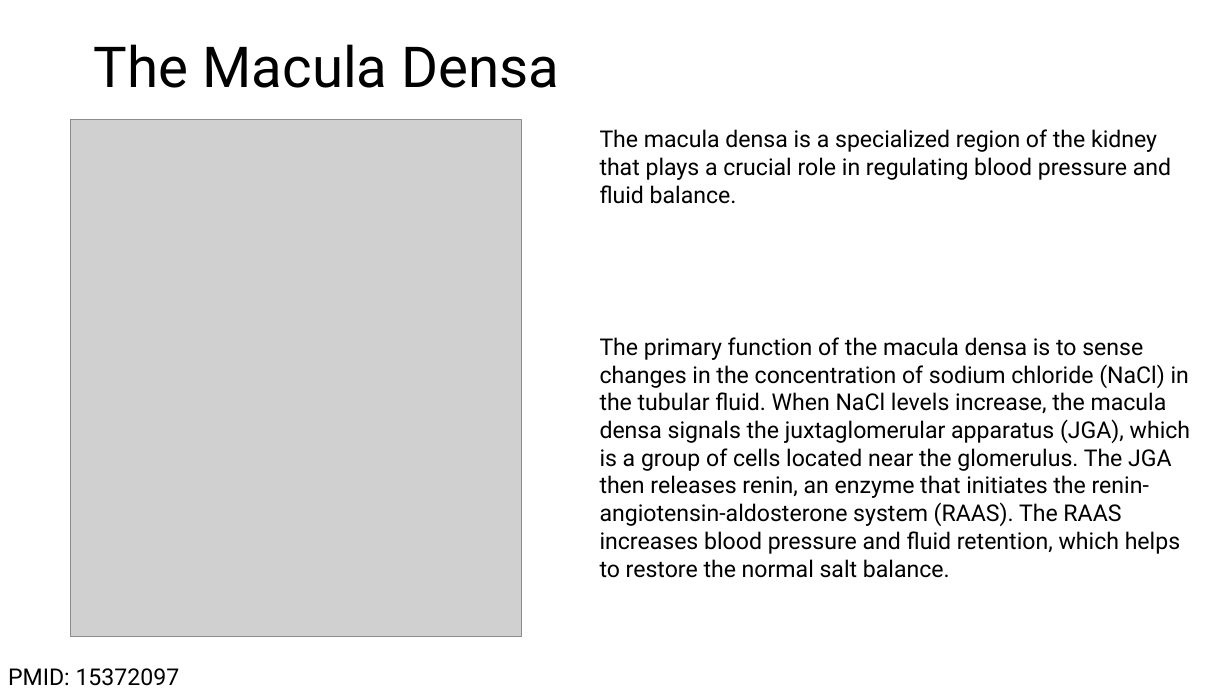
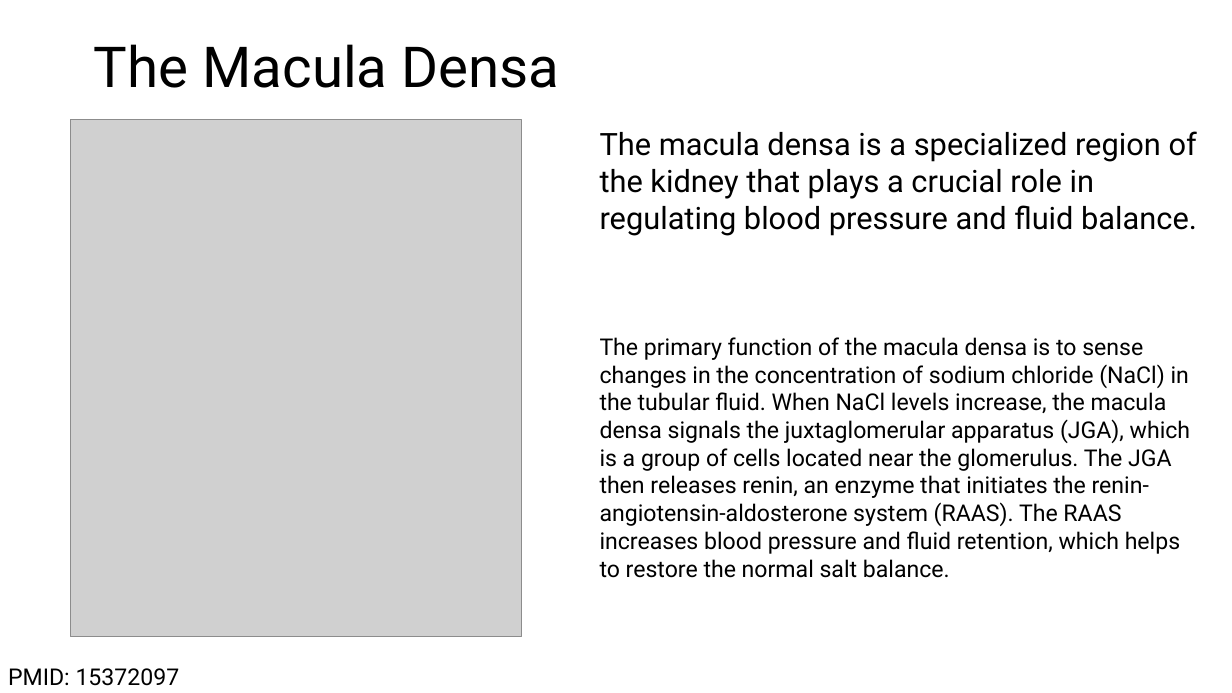
Before and after one commit to usckrc/macula_densa_scRNAseq, a slide deck: slide 2 of presentations/project_introduction_jwn.pptx. Drawn at 1232x693 pixels with LibreOffice and Linux fonts; fonts in the diff are those of the drawing; grey boxes stand for pictures. Boxes give left, top, right and bottom in pixels: in the first picture for what was removed or moved away, otherwise in the second. Text is boxed around its words. In the diff, an @@ line names an element or a change of style, - is before the commit and + after.

```diff
--- a/presentations/project_introduction_jwn.pptx
+++ b/presentations/project_introduction_jwn.pptx
@@ text "The macula densa is a ..." at (600,131,1197,236): size 18 to 24 pt @@
```
Also in this commit, not shown: 4 other slides changed, 12 slides added, 3 slides removed, 4 other files.
